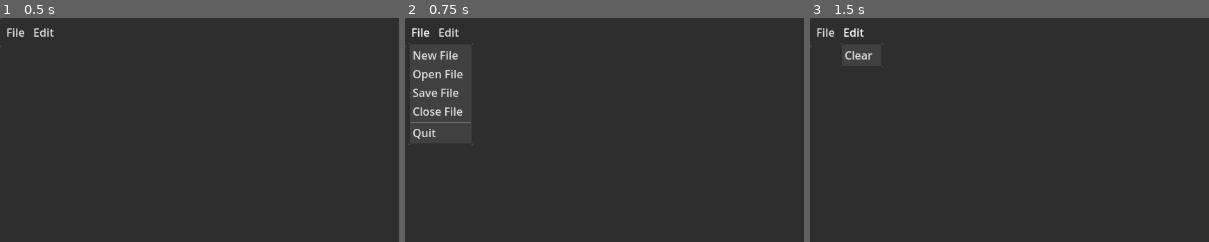
Above: before the commit, frames 1-3 (left to right).
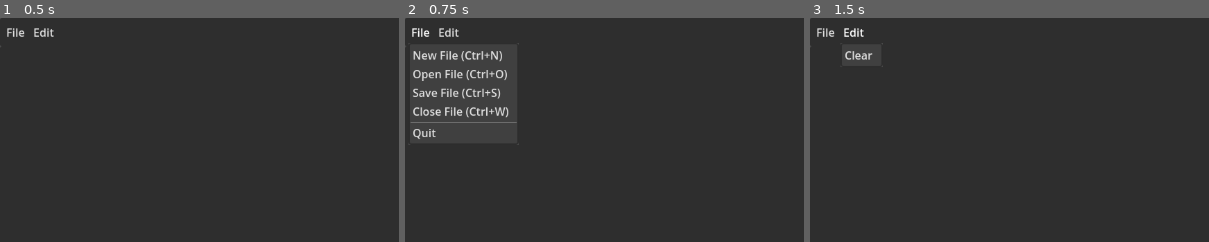
Above: after the commit, the same moments.

Repository: trflorian/godot-text-editor
Game: Godot game, scene res://main.tscn
The game is run twice, just before and just after one commit, with the same random seed, the same clock (stepped at 60 frames per second) and the same inputs.
Inputs:
- Up to frame 1 (0.5 s): no input
- Up to frame 2 (0.75 s): click "File" at 0.5 s
- Up to frame 3 (1.5 s): click "Edit" at 1.25 s
The pictures show only the part of the screen within x 0-50%, y 0-50%; the shares and areas given below are measured in that part.

Frame 1 is identical in both runs. In frame 2, 1.1% of the frame differs, in the area x 14-29%, y 11-57%; in frame 3, nothing differs.

Commit message:
added keyboard shortcuts for file operations

Diff:
--- a/file_menu_controller.gd
+++ b/file_menu_controller.gd
@@ -4,6 +4,16 @@
 
 func _ready() -> void:
 	get_popup().index_pressed.connect(_on_menu_item_selected)
+
+func _unhandled_input(event: InputEvent) -> void:
+	if event.is_action_pressed("file_new"):
+		file_manager.create_new_file_tab()
+	if event.is_action_pressed("file_open"):
+		file_manager.show_open_file_dialog()
+	if event.is_action_pressed("file_save"):
+		file_manager.show_save_file_dialog()
+	if event.is_action_pressed("file_close"):
+		file_manager.close_current_file()
 
 func _on_menu_item_selected(id: int) -> void:
 	if id == 0: # New File
--- a/main.tscn
+++ b/main.tscn
@@ -40,13 +40,13 @@
 layout_mode = 2
 text = "File"
 item_count = 6
-popup/item_0/text = "New File"
+popup/item_0/text = "New File (Ctrl+N)"
 popup/item_0/id = 3
-popup/item_1/text = "Open File"
+popup/item_1/text = "Open File (Ctrl+O)"
 popup/item_1/id = 0
-popup/item_2/text = "Save File"
+popup/item_2/text = "Save File (Ctrl+S)"
 popup/item_2/id = 1
-popup/item_3/text = "Close File"
+popup/item_3/text = "Close File (Ctrl+W)"
 popup/item_3/id = 2
 popup/item_4/text = ""
 popup/item_4/id = 4
@@ -79,11 +79,11 @@
 size = Vector2i(600, 500)
 ok_button_text = "Open"
 file_mode = 0
-access = 2
+access = 1
 
 [node name="FileDialogSave" type="FileDialog" parent="."]
 mode = 3
 initial_position = 2
 size = Vector2i(600, 500)
 ok_button_text = "Save"
-access = 2
+access = 1
--- a/project.godot
+++ b/project.godot
@@ -15,6 +15,29 @@
 config/features=PackedStringArray("4.1", "GL Compatibility")
 config/icon="res://icon.svg"
 
+[input]
+
+file_new={
+"deadzone": 0.5,
+"events": [Object(InputEventKey,"resource_local_to_scene":false,"resource_name":"","device":-1,"window_id":0,"alt_pressed":false,"shift_pressed":false,"ctrl_pressed":true,"meta_pressed":false,"pressed":false,"keycode":0,"physical_keycode":78,"key_label":0,"unicode":0,"echo":false,"script":null)
+]
+}
+file_save={
+"deadzone": 0.5,
+"events": [Object(InputEventKey,"resource_local_to_scene":false,"resource_name":"","device":-1,"window_id":0,"alt_pressed":false,"shift_pressed":false,"ctrl_pressed":true,"meta_pressed":false,"pressed":false,"keycode":0,"physical_keycode":83,"key_label":0,"unicode":0,"echo":false,"script":null)
+]
+}
+file_open={
+"deadzone": 0.5,
+"events": [Object(InputEventKey,"resource_local_to_scene":false,"resource_name":"","device":-1,"window_id":0,"alt_pressed":false,"shift_pressed":false,"ctrl_pressed":true,"meta_pressed":false,"pressed":false,"keycode":0,"physical_keycode":79,"key_label":0,"unicode":0,"echo":false,"script":null)
+]
+}
+file_close={
+"deadzone": 0.5,
+"events": [Object(InputEventKey,"resource_local_to_scene":false,"resource_name":"","device":-1,"window_id":0,"alt_pressed":false,"shift_pressed":false,"ctrl_pressed":true,"meta_pressed":false,"pressed":false,"keycode":0,"physical_keycode":87,"key_label":0,"unicode":0,"echo":false,"script":null)
+]
+}
+
 [rendering]
 
 renderer/rendering_method="gl_compatibility"
